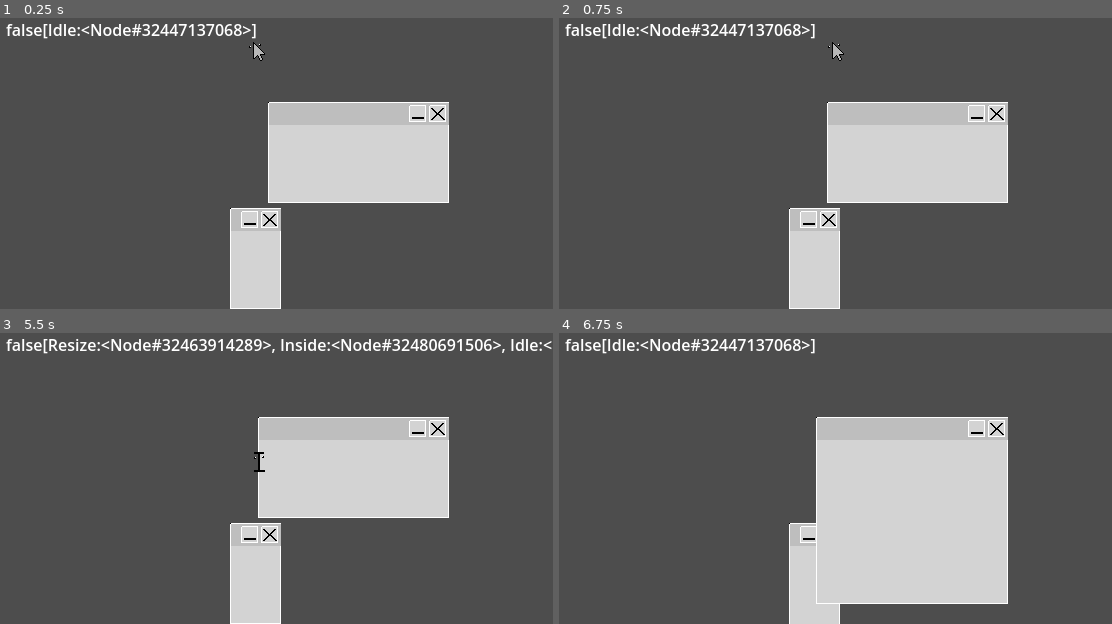
Above: before the commit, frames 1-4 (two rows, left to right).
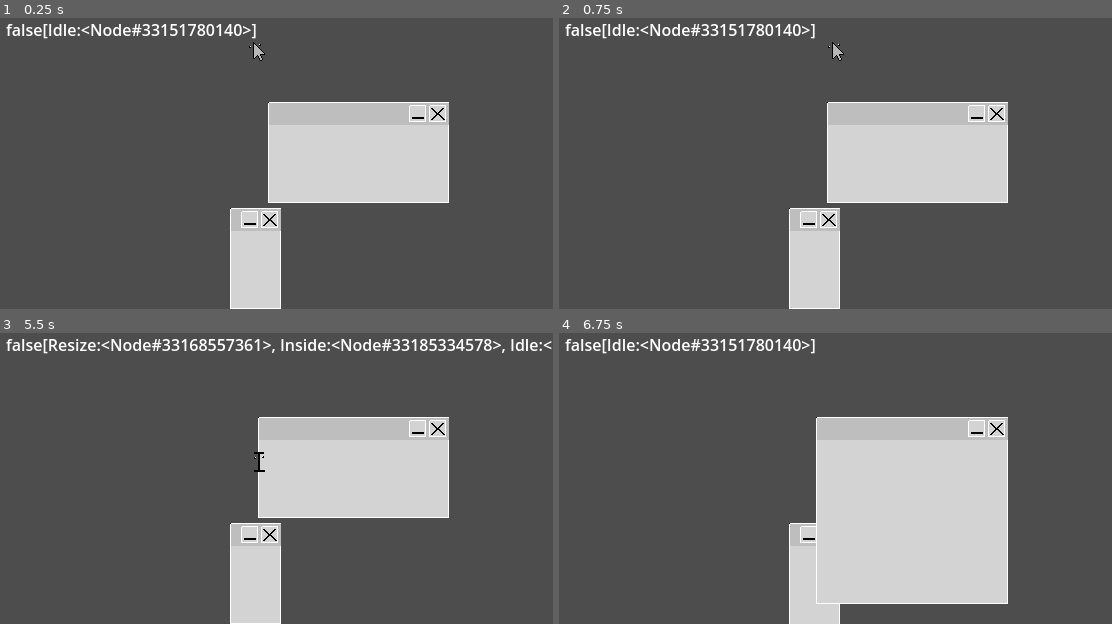
Above: after the commit, the same moments.

Repository: username123115/Clicky
Game: Godot game, scene res://intro.tscn
Same seed, same stepped clock (60 frames per second), same inputs: the game is played once before the commit and once after it.
Inputs:
- Up to frame 1 (0.25 s): no input
- Up to frame 2 (0.75 s): tap Enter at 0.5 s; hold L (move_right) from 0.53 s (still down); hold Z (grab) from 0.53 s (still down)
- Up to frame 3 (5.5 s): release L (move_right) at 1.28 s; release Z (grab) at 1.28 s; hold J (move_down) 1.28-2.03 s; tap Z (grab) at 1.35, 2.85, 4.35 s; tap Space at 2, 3.5 s; hold L (move_right) 2.03-2.78 s; hold Z (grab) 2.03-2.78 s; tap Enter at 2.75, 4.25 s; hold K (move_up) 2.78-3.53 s; hold Z (grab) 3.53-4.28 s; hold H (move_left) 3.53-5.03 s; hold J (move_down) from 5.03 s (still down); hold Z (grab) from 5.03 s (still down)
- Up to frame 4 (6.75 s): release J (move_down) at 5.78 s; release Z (grab) at 5.78 s; hold L (move_right) 5.78-6.53 s; tap Z (grab) at 5.85 s; tap Space at 6.5 s; hold K (move_up) from 6.53 s (still down); hold Z (grab) from 6.53 s (still down)

The runs differ from the first frame. In frame 1, 0.4% of the frame differs, in the area x 27-44%, y 2-7%; in frame 2, 0.4%; in frame 3, 0.6%, in the area x 30-89%, y 2-7%; in frame 4, 0.4%.

Commit message:
remove window objects referencing owners, windows should enumerate over their children on ready

Diff:
--- a/window/window.gd
+++ b/window/window.gd
@@ -1,6 +1,10 @@
 extends CharacterBody2D
 
 signal window_size_changed(width, height)
+signal window_hide_changed(hiding)
+var extensions := []
+
+const WindowObject = preload("window_object.gd")
 
 @export var init_height: int = 50
 @export var init_width: int = 50
@@ -11,12 +15,24 @@
 @onready var area : Area2D =  $Area
 @onready var col_shape : CollisionShape2D = $Area/CollisionShape2D
 
+
+@export var hiding : bool = false:
+	get:
+		return hiding
+	set(value):
+		hiding = value
+		for child in extensions:
+			child.window_hide_changed(hiding)
+		set_boundary()
+
 var height: int:
 	get:
 		return height
 	set(value):
 		if (value < min_height): value = min_height
 		height = value
+		for child in extensions:
+			child.window_size_changed(width, height)
 		set_boundary()
 
 var width: int:
@@ -25,6 +41,8 @@
 	set(value):
 		if (value < min_width): value = min_width
 		width = value
+		for child in extensions:
+			child.window_size_changed(width, height)
 		set_boundary()
 
 # expand from right otherwise expand left
@@ -56,6 +74,15 @@
 	area.connect("body_entered", _on_body_entered)
 	area.connect("body_exited", _on_body_exited)
 
+	for child in get_children():
+		if child is WindowObject:
+			print(child)
+			extensions.push_back(child)
+	for child in extensions:
+		child.window_size_changed(width, height)
+		child.window_hide_changed(hiding)
+
+
 func window_get_rect() -> Rect2:
 	var size := col_shape.shape.size as Vector2
 
@@ -73,20 +100,29 @@
 	EventBus.emit_signal("window_body_exited", self, body);
 
 func set_boundary() -> void:
-	queue_redraw()
 	if not col_shape:
 		await ready
-	col_shape.shape.size = Vector2(width, height)
 
+	var v: Vector2 = Vector2(width, height)
+	if hiding and not col_shape.disabled:
+		col_shape.disabled = true
+	if not hiding and col_shape.disabled:
+		col_shape.disabled = false
+
+	col_shape.shape.size = v#Vector2(w, h)
 	# Global position always refers to this window's top left
-	area.position = Vector2(width, height) / 2.0
-	window_size_changed.emit(width, height)
+	area.position = v / 2.0
+	window_size_changed.emit(v.x, v.y)
+
+	queue_redraw()
 
 # Called every frame. 'delta' is the elapsed time since the previous frame.
 func _process(delta: float) -> void:
 	pass
 
 func _draw() -> void:
+	if hiding:
+		return
 
 	var r := Rect2()
 	r.size = Vector2(width, height)
--- a/window/window_button/window_button.gd
+++ b/window/window_button/window_button.gd
@@ -17,12 +17,20 @@
 	pass
 
 func _draw() -> void:
+	if is_hiding:
+		return
 	var r := Rect2()
-	r.size = Vector2(window.width, container.actual_size.y + 2 * padding_vertical)
+	r.size = Vector2(width, container.actual_size.y + 2 * padding_vertical)
 	r.position = Vector2(0, 0)
 
 	draw_rect(r, Color.GRAY)
 
-func _on_window_size_changed(width, height) -> void:
+func window_size_changed(w, h) -> void:
+	super.window_size_changed(w, h)
 	container.position = Vector2(width - container.actual_size.x - padding_horizontal, padding_vertical)
 	queue_redraw()
+
+func window_hide_changed(hiding) -> void:
+	print("rea")
+	is_hiding = hiding
+	queue_redraw()
--- a/window/window_object.gd
+++ b/window/window_object.gd
@@ -2,11 +2,18 @@
 # A window_object should be a child of a window node, it would be very unwise to do otherwise
 
 var window : Node	#parent
+var is_hiding : bool = false
+
+var width : int
+var height : int
 
 func _ready() -> void:
+	pass
 	# This parent better be a window
-	window = get_parent()
-	window.connect("window_size_changed", _on_window_size_changed)
 
-func _on_window_size_changed(width, height) -> void:
-	pass
+func window_size_changed(w, h) -> void:
+	width = w
+	height = h
+
+func window_hide_changed(hiding) -> void:
+	is_hiding = hiding
